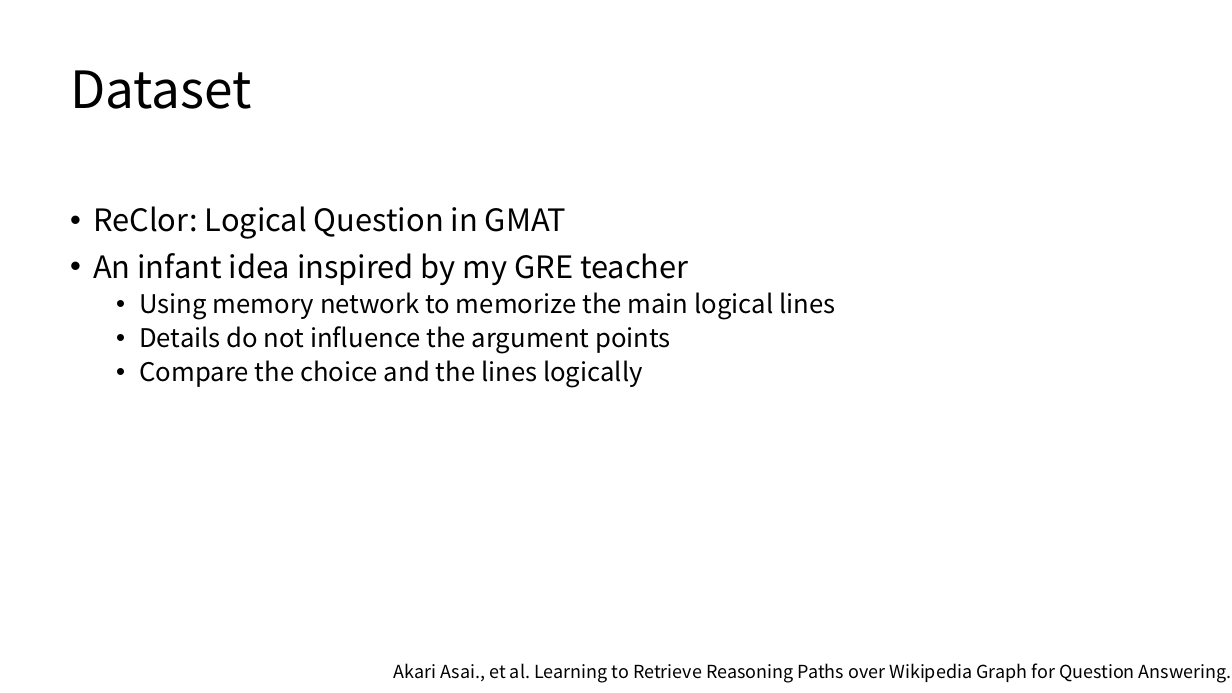
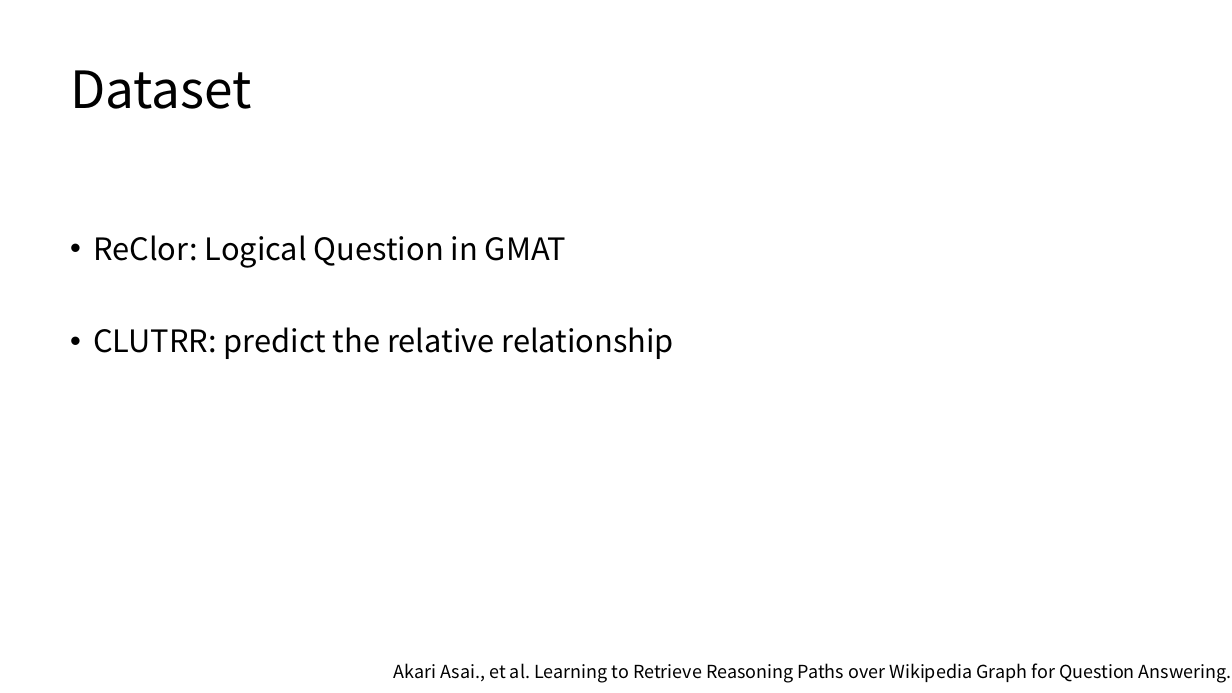
Before and after one commit to JamesHujy/TRPapers, a slide deck: slide 24 of slides/Survey_week1_hujinyi.pptx (slide 21 before the commit). Drawn at 1232x693 pixels with LibreOffice and Linux fonts; fonts in the diff are those of the drawing. Boxes give left, top, right and bottom in pixels: in the first picture for what was removed or moved away, otherwise in the second. Text is boxed around its words. In the diff, an @@ line names an element or a change of style, - is before the commit and + after.

Commit message:
Update the slides

```diff
--- a/slides/Survey_week1_hujinyi.pptx
+++ b/slides/Survey_week1_hujinyi.pptx
@@ text "ReClor: Logical Question in GMAT": place and size @@
-text "ReClor: Logical Question in GMAT" at (93,206,835,388)
+text "ReClor: Logical Question in GMAT" at (93,235,674,359)
@@ text at (93,327,674,359): text changed; size 20 to 24 pt @@
-• An infant idea inspired by my GRE teacher
-  • Using memory network to memorize the main logical lines
-  • Details do not influence the argument points
-  • Compare the choice and the lines logically
+• CLUTRR: predict the relative relationship
```
Also in this commit, not shown: 5 other slides changed, 7 slides added, 3 slides removed.
